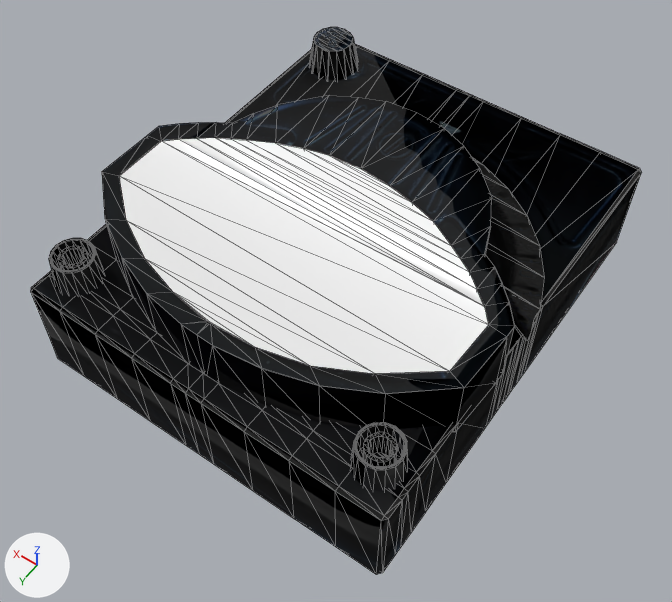
The glTF model universalus_matuoklis.glb, before and after one commit.
The view is the same before and after, from a 50 mm camera at (-4.07, 3.97, 8.34) aimed at (-0.34, -1.26, 0.11). Lighting does not change. The marker at lower left points along +X, +Y and +Z. Mesh edges are drawn as thin lines. Where no turn or scale is listed for an object, it has been applied to the vertices.
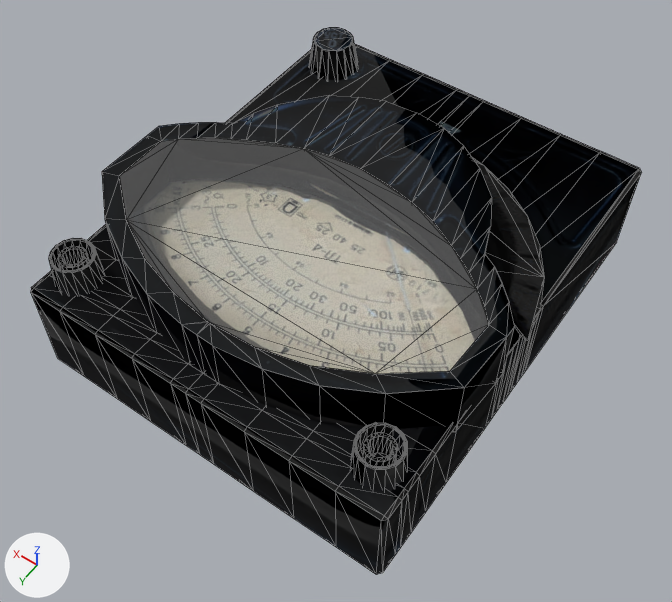
Boxes (x1, y1, x2, y2) around the edits, measured in the pictures (672 x 602 px):
'Cube', surface changed (white to grey)
    both: (31, 27, 637, 573)

Edits to the bpy script that builds the scene:
```text
Change mat_glass:
    mat_glass.alpha: 1.0 -> 0.1
```
